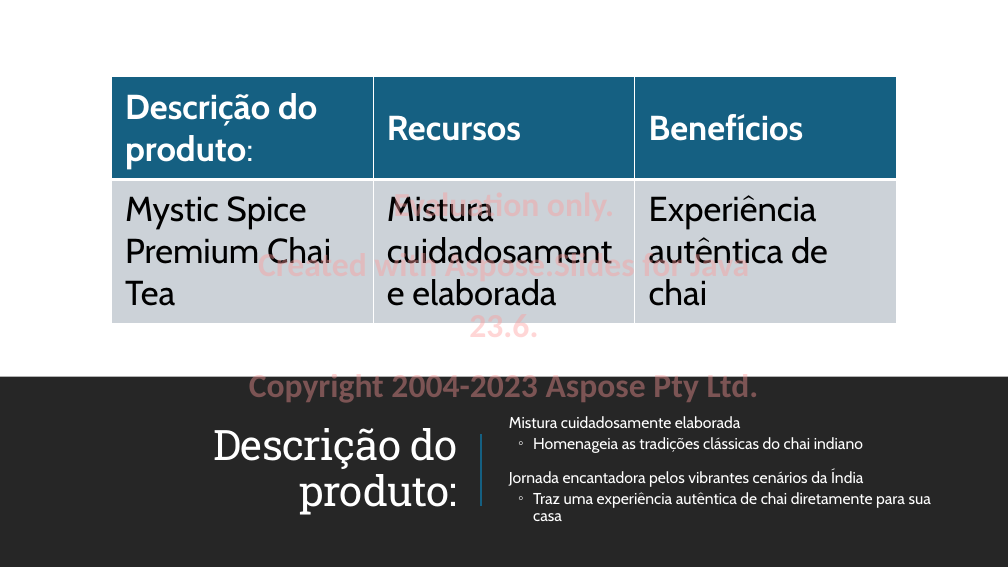
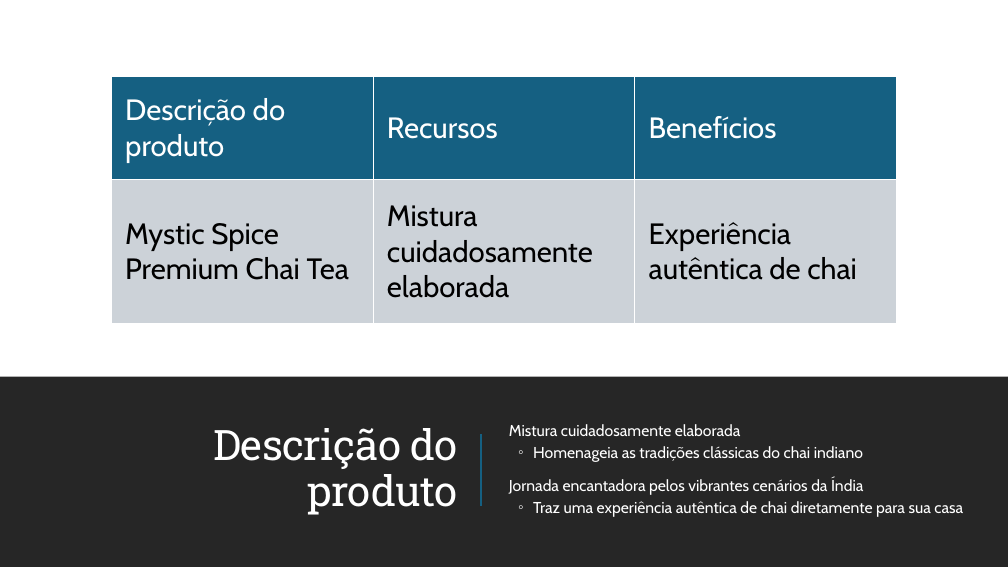
Before and after one commit to MicrosoftLearning/MS-4004-Empower-workforce-copilot-use-cases.pt-br, a slide deck: slide 4 of ResourceFiles/Mystic Spice Premium Chai Market Analysis Presentation.pptx. Drawn at 1008x567 pixels with LibreOffice and Linux fonts; fonts in the diff are those of the drawing. Boxes give left, top, right and bottom in pixels: in the first picture for what was removed or moved away, otherwise in the second. Text is boxed around its words. In the diff, an @@ line names an element or a change of style, - is before the commit and + after.

```diff
--- a/ResourceFiles/Mystic Spice Premium Chai Market Analysis Presentation.pptx
+++ b/ResourceFiles/Mystic Spice Premium Chai Market Analysis Presentation.pptx
@@ table at (111, 77, 896, 324) @@
-row 1, column 1: Descrição do produto:
+row 1, column 1: Descrição do produto
@@ size 33 to 28 pt in "Recursos", "Benefícios", "Mystic Spice Premium Chai Tea", "Mistura cuidadosamente elaborada" and 1 more places @@
@@ bold off in "Recursos", "Benefícios" @@
@@ text removed at (249, 196, 759, 403) @@
-Evaluation only.
-Created with Aspose.Slides for Java 23.6.
-Copyright 2004-2023 Aspose Pty Ltd.
@@ text "Mistura cuidadosamente elaborada" rewrapped from (509, 416, 931, 521) to (509, 424, 963, 517) @@
@@ title at (213, 428, 458, 515): text changed @@
-Descrição do produto:
+Descrição do produto
```
Also in this commit, not shown: 13 other slides changed, 18 other files.
